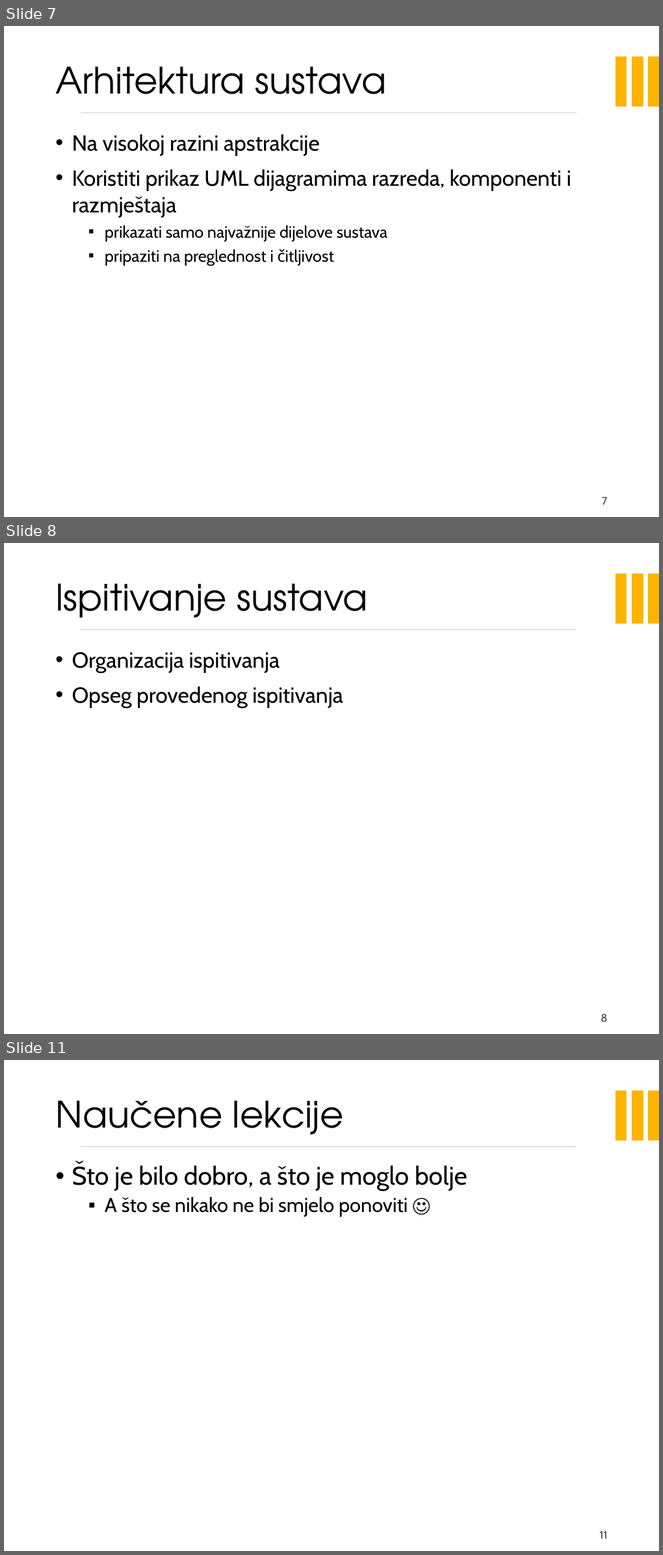
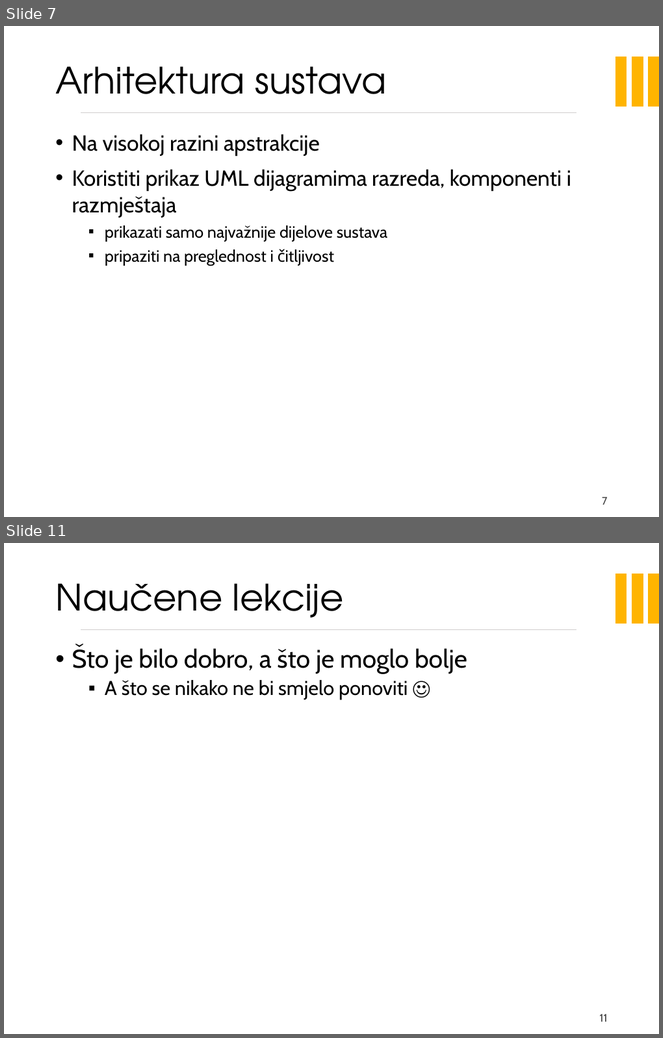
Before and after one commit to doms911/posterized, a slide deck: PROGI_2023_Posterized_prezentacija.pptx. Shown one above the other, each under a label of ours: slides 7, 8 and 11 before the commit, slides 7 and 11 after it; the slides between them are not shown. The pictures are 663x1555 and 663x1038 pixels, drawn with LibreOffice and Linux fonts; fonts in the diff are those of the drawing; background and template pictures are left out. Boxes give left, top, right and bottom in pixels: in the first picture for what was removed or moved away, otherwise in the second. Text is boxed around its words. In the diff, an @@ line names an element or a change of style, - is before the commit and + after.

```diff
--- a/PROGI_2023_Posterized_prezentacija.pptx
+++ b/PROGI_2023_Posterized_prezentacija.pptx
@@ slide 8 removed at [4, 543, 659, 1034], background picture (left out); not listed: 4 template elements that a slide beside it also shows @@
@@ title removed at [55, 583, 368, 618] @@
-Ispitivanje sustava
@@ text removed at [72, 652, 343, 708] @@
-• Organizacija ispitivanja
-• Opseg provedenog ispitivanja
@@ page number removed at [601, 1014, 607, 1022] @@
-8
```
Also in this commit, not shown: 3 slides changed, 2 slides added.
